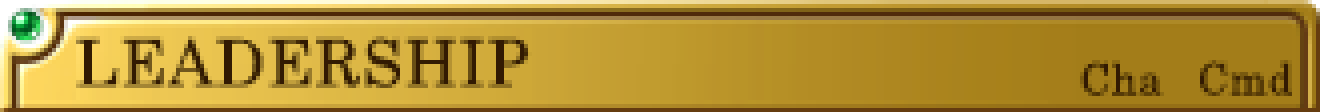
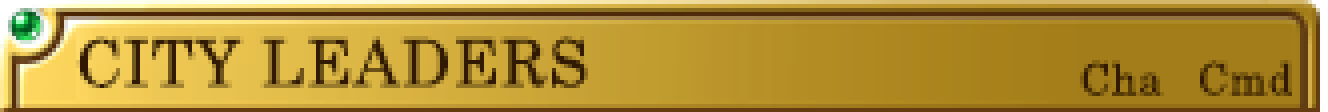
Layer changes from the first 1328x112 image to the second:
renamed "LEADERSHIP" to "CITY LEADERS", painted on it over bbox(76, 36, 588, 88)
